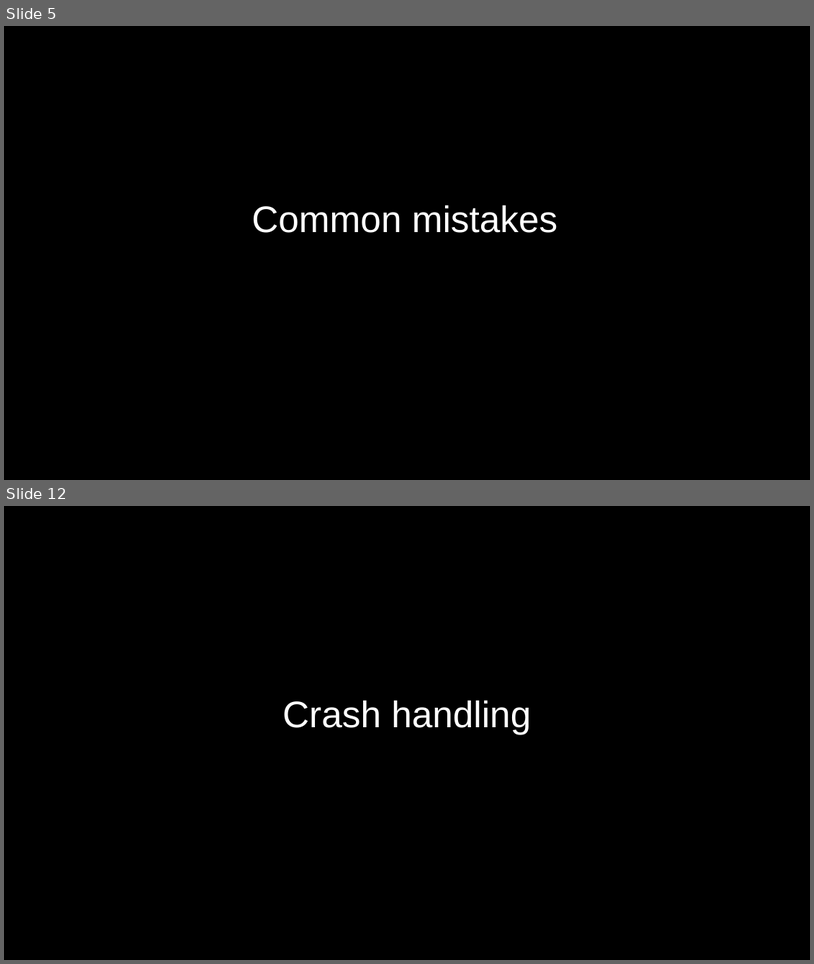
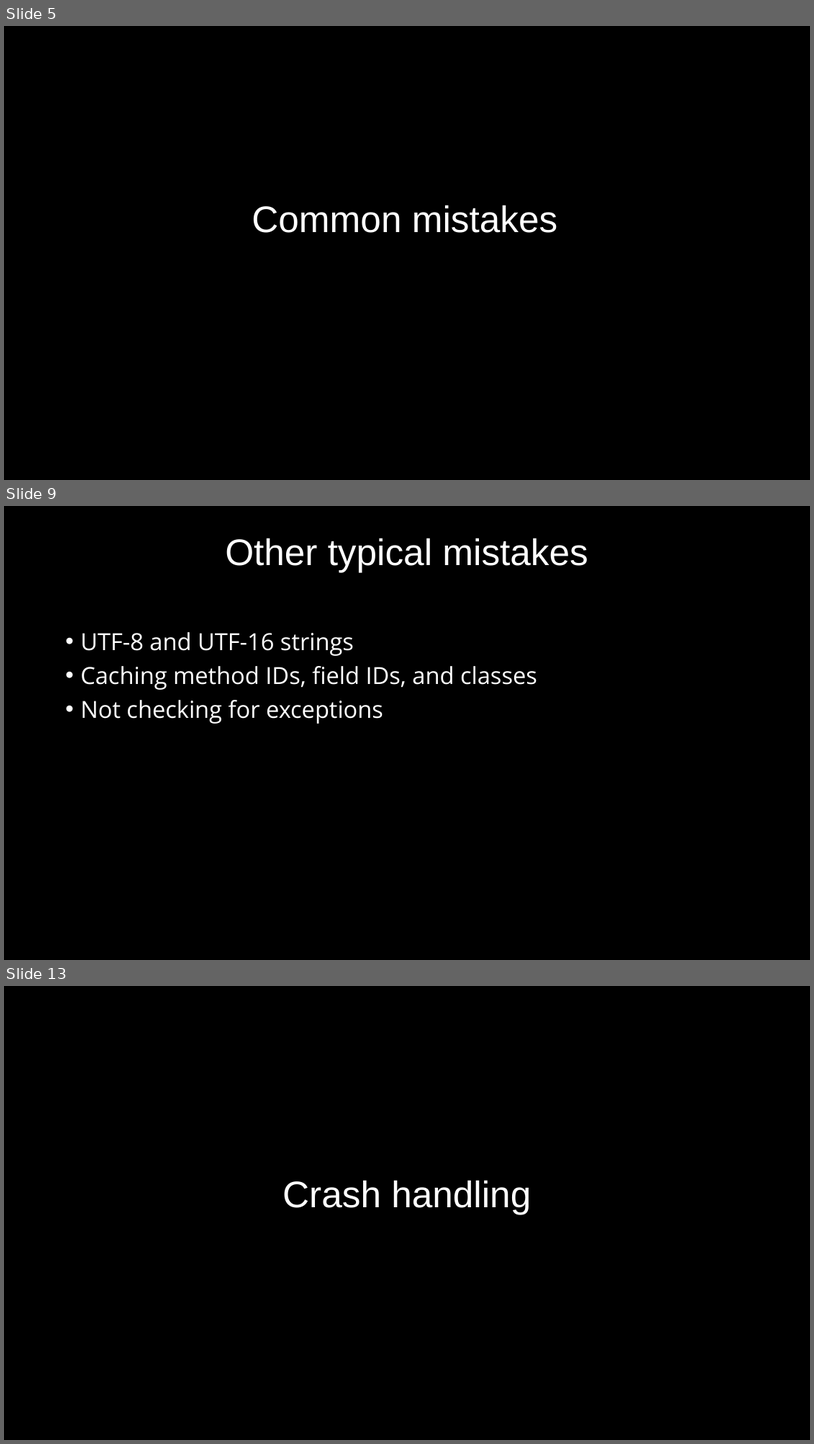
Before and after one commit to 9majka/NDK_presentation, a slide deck: NDK_copy.pptx. Shown one above the other, each under a label of ours: slides 5 and 12 before the commit, slides 5, 9 and 13 after it; the slides between them are not shown. The pictures are 814x964 and 814x1444 pixels, drawn with LibreOffice and Linux fonts; fonts in the diff are those of the drawing; background and template pictures are left out. Boxes give left, top, right and bottom in pixels: in the first picture for what was removed or moved away, otherwise in the second. Text is boxed around its words. In the diff, an @@ line names an element or a change of style, - is before the commit and + after.

```diff
--- a/NDK_copy.pptx
+++ b/NDK_copy.pptx
@@ slide 9 added at <box>4,506,810,960</box>, background #000000 @@
@@ title added at <box>225,538,588,572</box>, 44 pt, text #FFFFFF @@
+Other typical mistakes
@@ text added at <box>80,632,538,723</box>, 28 pt, text #FFFFFF @@
+• UTF-8 and UTF-16 strings
+• Caching method IDs, field IDs, and classes
+• Not checking for exceptions
@@ what was slide 12 is now slide 13 @@
```
Also in this commit, not shown: 9 slides changed, 1 other slide added, 2 other files.
